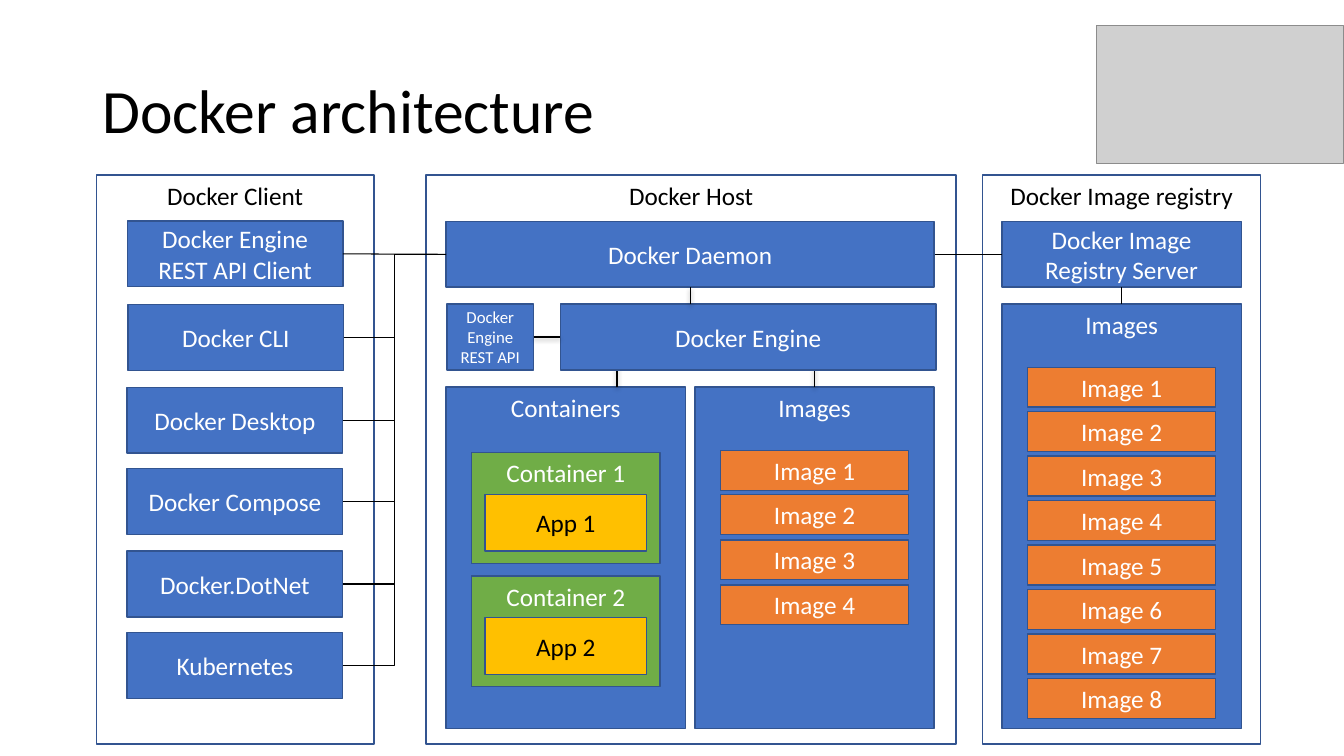
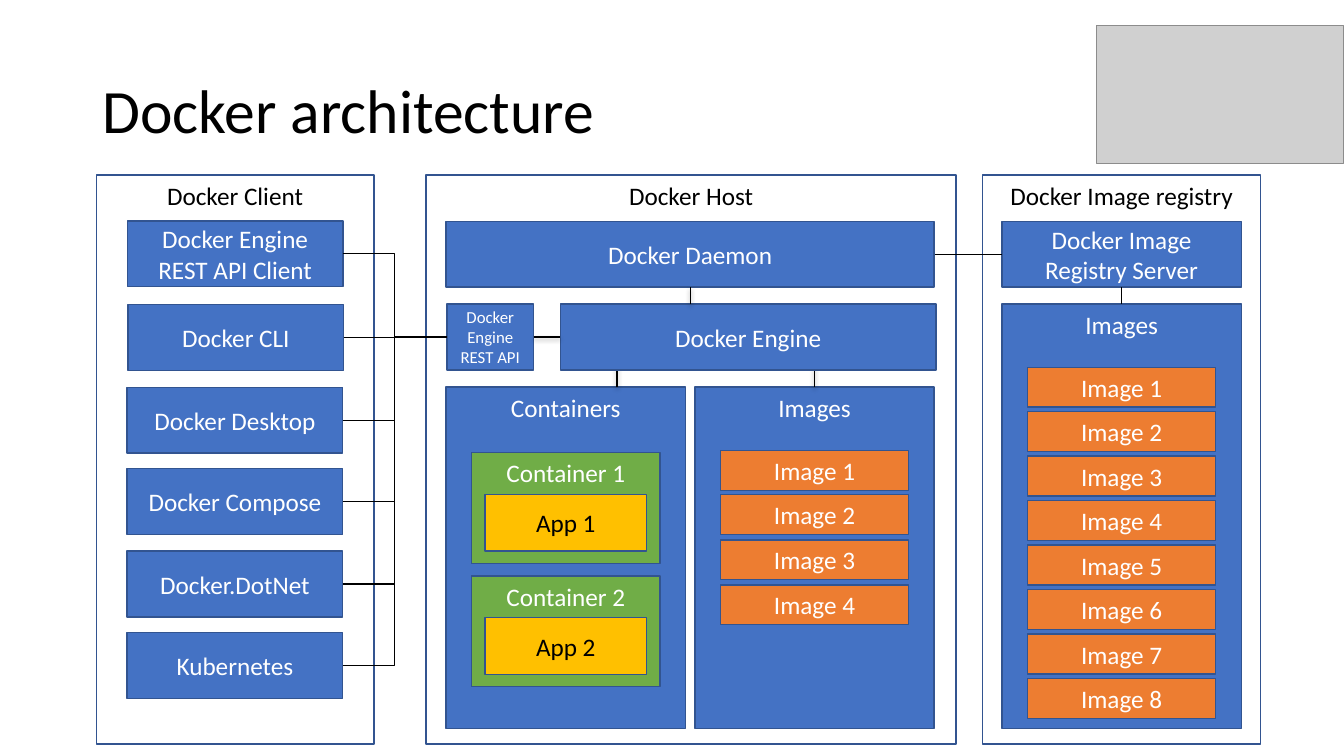
Before and after one commit to aljazsim/docker-masterclass-examples, a slide deck: slide 6 of Docker Masterclass.pptx. Drawn at 1344x756 pixels with LibreOffice and Linux fonts; fonts in the diff are those of the drawing; grey boxes stand for pictures. Boxes give left, top, right and bottom in pixels: in the first picture for what was removed or moved away, otherwise in the second. Text is boxed around its words. In the diff, an @@ line names an element or a change of style, - is before the commit and + after.

```diff
--- a/Docker Masterclass.pptx
+++ b/Docker Masterclass.pptx
@@ line moved from (343, 254) - (447, 254) to (343, 254) - (447, 337) @@
@@ line (343, 254) - (447, 337): line to elbow line @@
@@ elbow line moved from (343, 665) - (447, 254) to (343, 665) - (447, 337) @@
@@ elbow line moved from (343, 584) - (447, 254) to (343, 584) - (447, 337) @@
@@ elbow line moved from (343, 502) - (447, 254) to (343, 502) - (447, 337) @@
@@ elbow line moved from (343, 420) - (447, 254) to (343, 420) - (447, 337) @@
@@ elbow line moved from (344, 338) - (447, 254) to (344, 338) - (447, 337) @@
```
Also in this commit, not shown: 12 other slides changed, 6 slides added.
